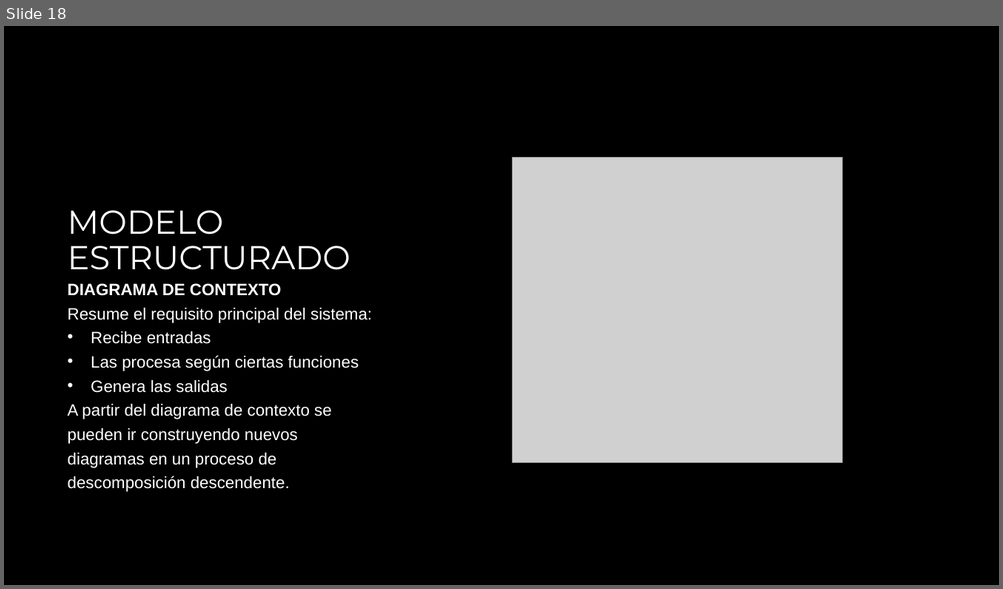
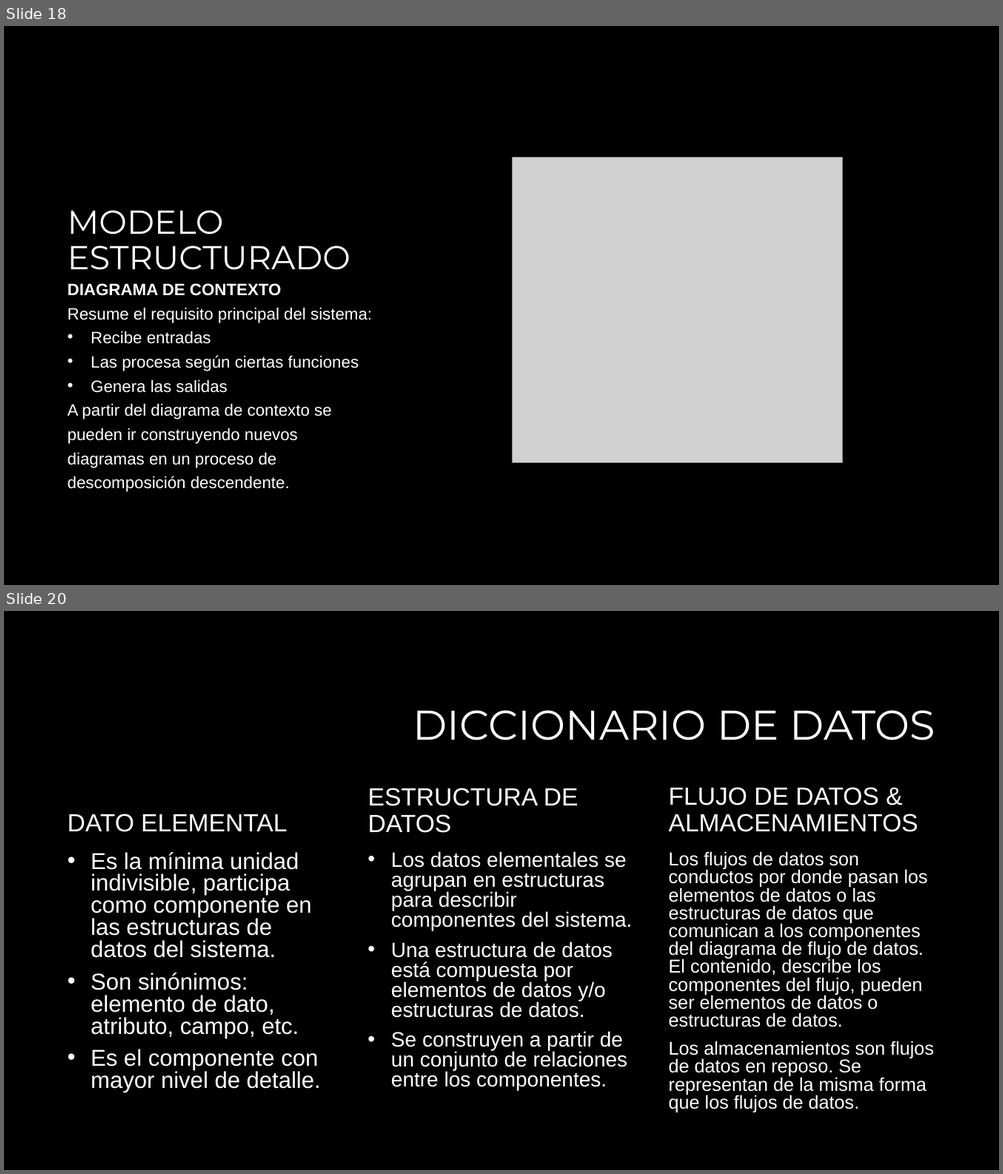
Before and after one commit to zherar7ordoya/AP3, a slide deck: Metodología de Desarrollo de Sistemas I/1er Parcial Metodologia I 2021 (Parte B).pptx. Shown one above the other, each under a label of ours: slide 18 before the commit, slides 18 and 20 after it; the slides between them are not shown. The pictures are 1003x589 and 1003x1174 pixels, drawn with LibreOffice and Linux fonts; fonts in the diff are those of the drawing; grey boxes stand for pictures; background and template pictures are left out. Boxes give left, top, right and bottom in pixels: in the first picture for what was removed or moved away, otherwise in the second. Text is boxed around its words. In the diff, an @@ line names an element or a change of style, - is before the commit and + after.

```diff
--- a/Metodología de Desarrollo de Sistemas I/1er Parcial Metodologia I 2021 (Parte B).pptx
+++ b/Metodología de Desarrollo de Sistemas I/1er Parcial Metodologia I 2021 (Parte B).pptx
@@ slide 20 added at (4, 611, 999, 1170), background #000000 @@
@@ title added at (412, 710, 935, 741), 40 pt, text #FFFFFF @@
+DICCIONARIO DE DATOS
@@ text added at (368, 788, 578, 833), 24 pt, text #FFFFFF @@
+ESTRUCTURA DE DATOS
@@ text added at (669, 787, 918, 832), 24 pt, text #FFFFFF @@
+FLUJO DE DATOS & ALMACENAMIENTOS
@@ text added at (68, 814, 287, 832), 24 pt, text #FFFFFF @@
+DATO ELEMENTAL
@@ text added at (91, 852, 321, 1093), 22.2 pt, text #FFFFFF @@
+• Es la mínima unidad indivisible, participa como componente en las estructuras de datos del sistema.
+• Son sinónimos: elemento de dato, atributo, campo, etc.
+• Es el componente con mayor nivel de detalle.
@@ text added at (391, 851, 632, 1091), 20 pt, text #FFFFFF @@
+• Los datos elementales se agrupan en estructuras para describir componentes del sistema.
+• Una estructura de datos está compuesta por elementos de datos y/o estructuras de datos.
+• Se construyen a partir de un conjunto de relaciones entre los componentes.
@@ text added at (669, 851, 933, 1113), 18 pt, text #FFFFFF @@
+Los flujos de datos son conductos por donde pasan los elementos de datos o las estructuras de datos que comunican a los componentes del diagrama de flujo de datos. El contenido, describe los componentes del flujo, pueden ser elementos de datos o estructuras de datos.
+Los almacenamientos son flujos de datos en reposo. Se representan de la misma forma que los flujos de datos.
```
Also in this commit, not shown: 1 slide changed, 3 other slides added, 16 other files.
